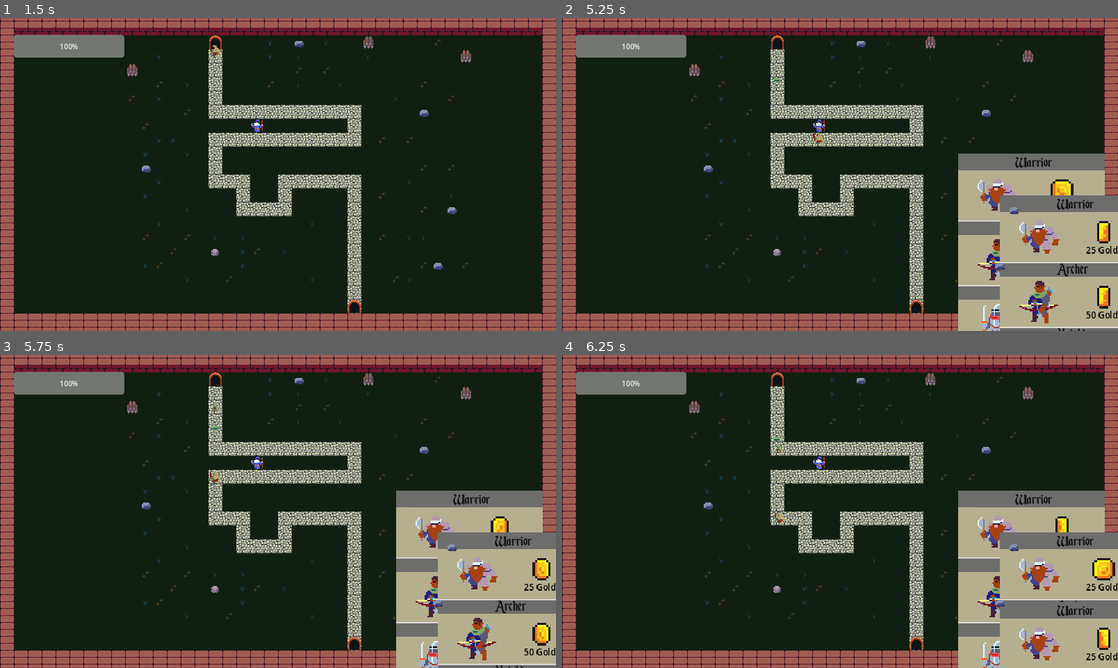
Above: before the commit, frames 1-4 (two rows, left to right).
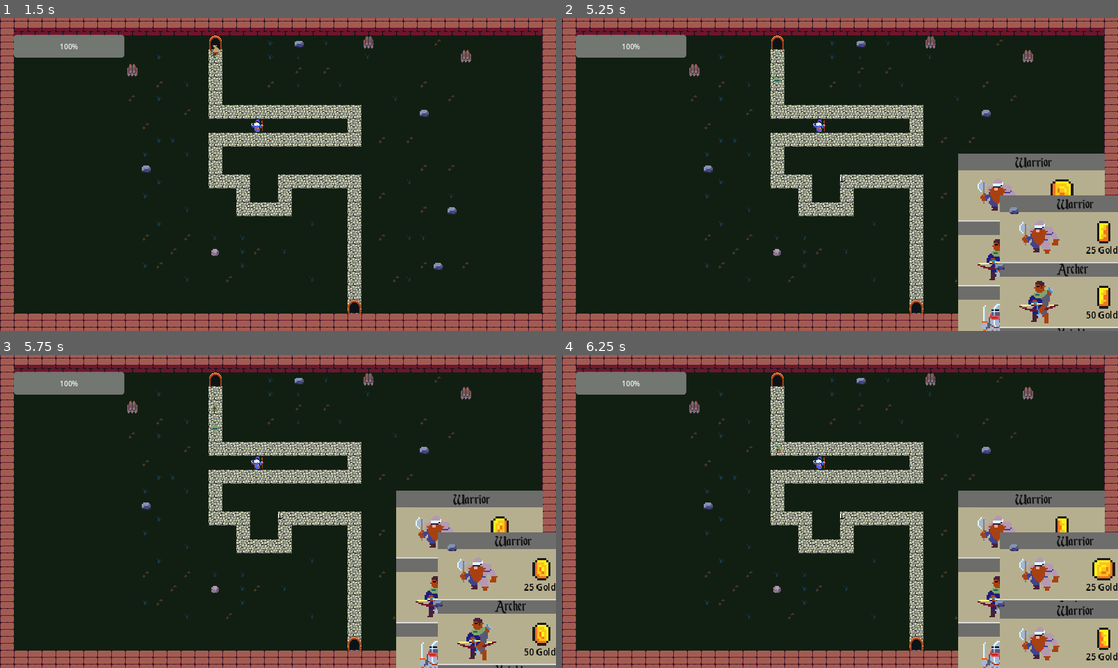
Above: after the commit, the same moments.

Repository: WizardsNStuff/tower-defense
Game: Godot game, scene res://menus-and-interfaces/main_menu/Main_Menu.tscn
Two runs of this game, one before a commit and one after it. Both use one fixed random seed, a clock stepped at 60 frames per second and the inputs below.
Inputs (mouse positions are in pixels of both pictures, inside the frame that each line leads up to):
- Up to frame 1 (1.5 s): click (38, 161) at 0.5 s; click (50, 174) at 1.25 s
- Up to frame 2 (5.25 s): move the mouse to (962, 158) at 2.02 s; click (962, 158) at 2.17 s; click (995, 196) at 2.75 s; click (995, 259) at 3.52 s; click (995, 324) at 4.25 s; click (995, 196) at 5.02 s
- Up to frame 3 (5.75 s): no input
- Up to frame 4 (6.25 s): click (995, 596) at 5.77 s

Frame 1 is identical in both runs. In frame 2, less than 0.1% of the frame differs, in the area x 45-51%, y 36-53%; in frame 3, less than 0.1%; in frame 4, less than 0.1%, in the area x 38-51%, y 26-55%.

Commit message:
damage number appears but follows player

Diff:
--- a/Towers/Wizard/potion.gd
+++ b/Towers/Wizard/potion.gd
@@ -3,13 +3,12 @@
 @export var weapon_speed = 200
 var weapon_direction : Vector2
 @export var weapon_damage = 0
-var enemyName = "Badguy"
 
 func _physics_process(delta: float) -> void:
 	self.position += weapon_direction * weapon_speed * delta	# move the weapon
 
 func _on_body_entered(body: Node2D) -> void:
-	if enemyName in body.name:		# if weapon collision is with an enemy
+	if body is Enemy:		# if weapon collision is with an enemy
 		body.take_damage(weapon_damage)	# damage the enemy
 		queue_free()	# destroy weapon
 
--- a/Towers/Wizard/wizard_tower.gd
+++ b/Towers/Wizard/wizard_tower.gd
@@ -1,6 +1,5 @@
 extends StaticBody2D
 
-var enemyName = "Badguy"
 var bodiesInRadius = []	# array of bodies within the radius of tower
 var enemyArray = []	# array for the enemy bodies
 var targetedEnemy = null	# current target we are shooting at
@@ -13,7 +12,7 @@
 @onready var cooldownTimer : Timer = $CooldownTimer # Timer node for the shooting cooldown
 
 func _on_tower_radius_body_entered(body: Node2D) -> void:
-	if enemyName in body.name:		# if body that entered radius is an enemy
+	if body is Enemy:		# if body that entered radius is an enemy
 		update_enemy_list()
 
 func _on_tower_radius_body_exited(body: Node2D) -> void:
@@ -25,7 +24,7 @@
 	bodiesInRadius = towerRadiusNode.get_overlapping_bodies()	# get every body in radius
 
 	for body in bodiesInRadius:	# loop thorugh all bodies in radius
-		if enemyName in body.name:	# if the body is an enemy
+		if body is Enemy:	# if the body is an enemy
 			enemyArray.append(body)
 
 	for enemy in enemyArray:	# loop through all enemy targets in radius
--- /dev/null
+++ b/enemies/damage_number.tscn
@@ -0,0 +1,13 @@
+[gd_scene load_steps=3 format=3 uid="uid://dopwac020bxkc"]
+
+[ext_resource type="FontFile" uid="uid://ldri87twec1q" path="res://Assets/Enchanted Land.otf" id="1_sy5x5"]
+
+[sub_resource type="LabelSettings" id="LabelSettings_7w8vj"]
+font = ExtResource("1_sy5x5")
+shadow_color = Color(0, 0, 0, 1)
+
+[node name="DamageNumber" type="Label"]
+offset_right = 40.0
+offset_bottom = 40.0
+text = "1"
+label_settings = SubResource("LabelSettings_7w8vj")
--- a/enemies/enemy.gd
+++ b/enemies/enemy.gd
@@ -6,10 +6,15 @@
 var damage : int
 var gold : int
 var current_health : int
+var damageNumberScene = preload("res://enemies/damage_number.tscn")
 
 func take_damage(damageAmount : int) -> void:
 	current_health -= damageAmount
-
+	# create a visual damage number
+	var damageTaken : Label = damageNumberScene.instantiate()
+	damageTaken.text = str(damageAmount)
+	self.get_parent().get_parent().add_child(damageTaken)
+	print(damageTaken.text)
 	if current_health <= 0:
 		queue_free()
 
Not shown: 2 places in level_1.tscn that only renumber resources
